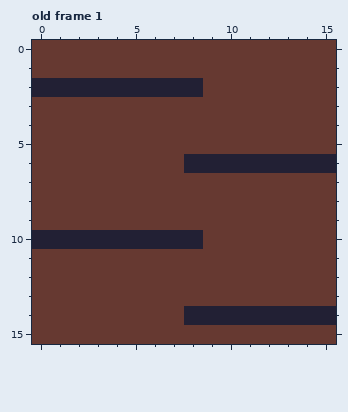
A pixel-art file gets an edit: art/hardwood_floor.aseprite. This is how it looked before the edit.
16x16 pixels, 1 frame. Shown: old frame 1. The commit also changed other frames, which this record leaves out.
Once edited:
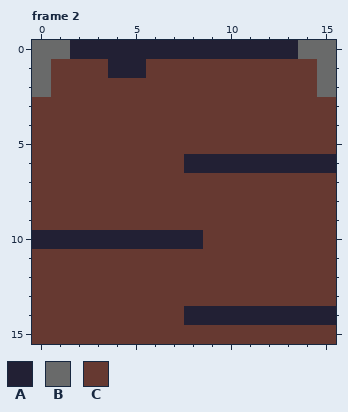
Palette (. is transparent): A #222034  B #696a6a  C #663931
A new or re-ordered frame is compared with the old frame closest to it.
Changes in this commit:
frames 1 -> 3
Frame 2 is new; against old frame 1:
y 0: x 0..15 CCCCCCCCCCCCCCCC -> BBAAAAAAAAAAAABB
y 1: x 0 C -> B; x 4..5 CC -> AA; x 15 C -> B
y 2: x 0..8 AAAAAAAAA -> BCCCCCCCC; x 15 C -> B
